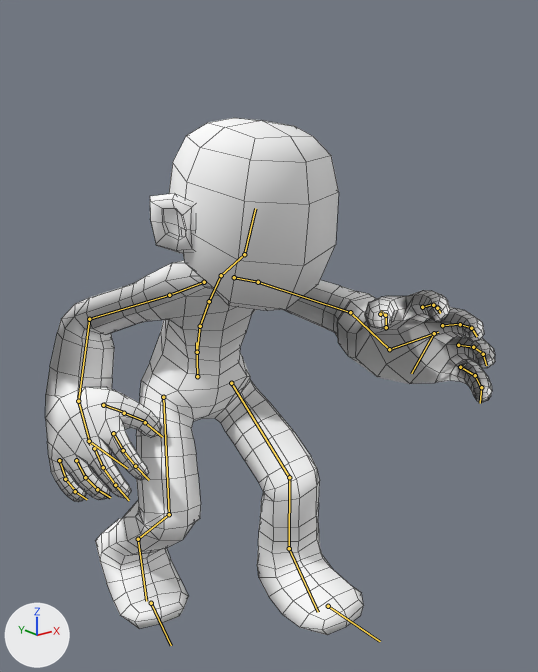
Before and after pictures for a commit that changed the FBX model Assets/__Resources/Art/Animation/Enemy_caught.fbx.
Camera for both pictures: a camera (50 mm lens) standing at (-1.149, -1.784, 1.482) and looking at (-0.001, -0.349, 0.908). Every picture has the same lights, and +X, +Y and +Z are marked at lower left. Both versions are drawn at frame 29 of the action 'Take 001'; the numbers are the values there. The bones that bend it are drawn over the model as lines. Mesh edges are drawn as thin lines.

Objects in the first picture: 'body'.
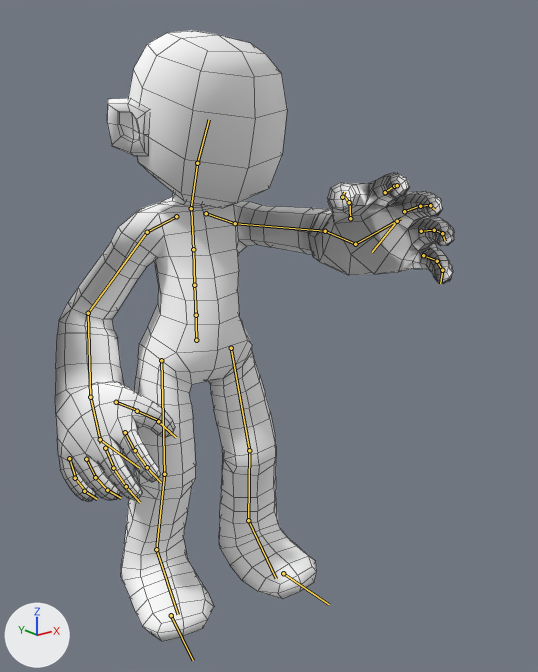
Changed parts and their boxes [x1, y1, x2, y2] in the pictures (538 x 672 px):
'body', posed (11% narrower, 18% taller): before [45, 118, 495, 635]; after [55, 30, 454, 641]
bone 'Hips', root to tip: before (197, 376) to (196, 342); after (196, 340) to (195, 305)
bone 'Spine', root to tip: before (197, 352) to (200, 326); after (196, 315) to (194, 285)
bone 'Spine1', root to tip: before (200, 326) to (209, 301); after (194, 285) to (193, 249)
bone 'Spine2', root to tip: before (209, 301) to (220, 276); after (193, 249) to (191, 210)
bone 'Neck', root to tip: before (221, 275) to (244, 254); after (191, 208) to (197, 163)
bone 'Head', root to tip: before (244, 254) to (255, 208); after (197, 163) to (209, 119)
bone 'LeftArm', root to tip: before (258, 282) to (350, 312); after (235, 223) to (325, 231)
bone 'LeftForeArm', root to tip: before (350, 312) to (389, 349); after (325, 231) to (355, 244)
bone 'LeftHand', root to tip: before (389, 349) to (438, 332); after (355, 244) to (401, 218)
bone 'RightArm', root to tip: before (169, 295) to (89, 319); after (147, 232) to (88, 313)
bone 'RightForeArm', root to tip: before (89, 319) to (78, 401); after (88, 313) to (90, 397)
bone 'RightHand', root to tip: before (78, 401) to (90, 445); after (90, 397) to (101, 443)
bone 'LeftUpLeg', root to tip: before (231, 383) to (289, 477); after (231, 348) to (249, 450)
bone 'LeftLeg', root to tip: before (289, 477) to (289, 548); after (249, 450) to (248, 520)
bone 'LeftToeBase', root to tip: before (328, 606) to (380, 641); after (283, 573) to (329, 604)
bone 'RightUpLeg', root to tip: before (163, 397) to (169, 514); after (161, 360) to (164, 474)
bone 'RightLeg', root to tip: before (169, 514) to (138, 539); after (164, 474) to (156, 549)
bone 'RightToeBase', root to tip: before (151, 603) to (171, 645); after (171, 615) to (193, 660)

The change, as a diff of the scene's bpy script:
```diff
--- a/Assets/__Resources/Art/Animation/Enemy_caught.fbx.py
+++ b/Assets/__Resources/Art/Animation/Enemy_caught.fbx.py
@@ bone_hips @@
 bone_hips = bpy.data.objects['Armature | Humanoid'].pose.bones['Hips']
-bone_hips.location = (0.0, -0.121, 0.0)
+bone_hips.location = (0.0, -0.007, 0.0)
@@ bone_spine @@
 bone_spine = bpy.data.objects['Armature | Humanoid'].pose.bones['Spine']  # child of 'Hips'
-bone_spine.rotation_quaternion = (0.991, 0.13, 0.019, -0.003)  # degrees (15, 2, 0)
+bone_spine.rotation_quaternion = (0.999, -0.029, 0.019, 0.0)  # degrees (-3, 2, 0)
@@ bone_spine1 @@
 bone_spine1 = bpy.data.objects['Armature | Humanoid'].pose.bones['Spine1']  # child of 'Spine'
-bone_spine1.rotation_quaternion = (0.989, 0.148, 0.0, 0.0)  # degrees (17, 0, 0)
+bone_spine1.rotation_quaternion = (1.0, 0.015, 0.0, 0.0)  # degrees (2, 0, 0)
@@ bone_spine2 @@
 bone_spine2 = bpy.data.objects['Armature | Humanoid'].pose.bones['Spine2']  # child of 'Spine1'
-bone_spine2.rotation_quaternion = (0.998, 0.055, 0.0, 0.0)  # degrees (6, 0, 0)
+bone_spine2.rotation_quaternion = (1.0, -0.024, 0.0, 0.0)  # degrees (-3, 0, 0)
@@ bone_neck @@
 bone_neck = bpy.data.objects['Armature | Humanoid'].pose.bones['Neck']  # child of 'Spine2'
-bone_neck.rotation_quaternion = (0.996, 0.067, 0.046, -0.044)  # degrees (7, 6, -5)
+bone_neck.rotation_quaternion = (0.997, 0.052, 0.047, -0.043)  # degrees (6, 6, -5)
@@ bone_head @@
 bone_head = bpy.data.objects['Armature | Humanoid'].pose.bones['Head']  # child of 'Neck'
-bone_head.rotation_quaternion = (0.953, -0.303, -0.005, -0.01)  # degrees (-35, -1, -1)
+bone_head.rotation_quaternion = (0.99, 0.134, 0.017, 0.031)  # degrees (15, 1, 4)
@@ bone_leftarm @@
 bone_leftarm = bpy.data.objects['Armature | Humanoid'].pose.bones['LeftArm']  # child of 'LeftShoulder'
-bone_leftarm.rotation_quaternion = (0.758, -0.133, -0.263, 0.581)  # degrees (-32, -14, 79)
+bone_leftarm.rotation_quaternion = (0.815, -0.036, -0.002, 0.578)  # degrees (-4, 2, 71)
@@ bone_leftforearm @@
 bone_leftforearm = bpy.data.objects['Armature | Humanoid'].pose.bones['LeftForeArm']  # child of 'LeftArm'
-bone_leftforearm.rotation_quaternion = (0.974, 0.008, 0.001, 0.228)  # degrees (1, 0, 26)
+bone_leftforearm.rotation_quaternion = (0.964, 0.01, 0.002, 0.264)  # degrees (1, 0, 31)
@@ bone_lefthand @@
 bone_lefthand = bpy.data.objects['Armature | Humanoid'].pose.bones['LeftHand']  # child of 'LeftForeArm'
-bone_lefthand.rotation_quaternion = (0.842, -0.385, -0.376, 0.024)  # degrees (-58, -38, 25)
+bone_lefthand.rotation_quaternion = (0.847, -0.334, -0.41, -0.055)  # degrees (-50, -47, 15)
@@ bone_rightarm @@
 bone_rightarm = bpy.data.objects['Armature | Humanoid'].pose.bones['RightArm']  # child of 'RightShoulder'
-bone_rightarm.rotation_quaternion = (0.89, 0.422, -0.159, 0.065)  # degrees (51, -20, -1)
+bone_rightarm.rotation_quaternion = (0.86, 0.417, -0.294, -0.013)  # degrees (57, -30, -18)
@@ bone_rightforearm @@
 bone_rightforearm = bpy.data.objects['Armature | Humanoid'].pose.bones['RightForeArm']  # child of 'RightArm'
-bone_rightforearm.rotation_quaternion = (0.901, 0.011, -0.004, -0.433)  # degrees (1, 0, -51)
+bone_rightforearm.rotation_quaternion = (0.961, 0.007, -0.002, -0.276)  # degrees (1, 0, -32)
@@ bone_righthand @@
 bone_righthand = bpy.data.objects['Armature | Humanoid'].pose.bones['RightHand']  # child of 'RightForeArm'
-bone_righthand.rotation_quaternion = (0.875, -0.27, -0.088, -0.392)  # degrees (-26, -21, -43)
+bone_righthand.rotation_quaternion = (0.946, -0.215, -0.081, -0.229)  # degrees (-22, -15, -24)
@@ bone_leftupleg @@
 bone_leftupleg = bpy.data.objects['Armature | Humanoid'].pose.bones['LeftUpLeg']  # child of 'Hips'
-bone_leftupleg.rotation_quaternion = (0.927, 0.359, 0.059, 0.094)  # degrees (43, 2, 12)
+bone_leftupleg.rotation_quaternion = (0.998, 0.013, 0.048, 0.035)  # degrees (2, 5, 4)
@@ bone_leftleg @@
 bone_leftleg = bpy.data.objects['Armature | Humanoid'].pose.bones['LeftLeg']  # child of 'LeftUpLeg'
-bone_leftleg.rotation_quaternion = (0.917, -0.39, 0.033, -0.077)  # degrees (-46, 0, -10)
+bone_leftleg.rotation_quaternion = (0.999, -0.043, 0.0, -0.009)  # degrees (-5, 0, -1)
@@ bone_lefttoebase @@
 bone_lefttoebase = bpy.data.objects['Armature | Humanoid'].pose.bones['LeftToeBase']  # child of 'LeftFoot'
-bone_lefttoebase.location = (-0.034, 0.002, 0.009)
-bone_lefttoebase.rotation_quaternion = (0.988, 0.034, -0.053, 0.139)  # degrees (3, -7, 16)
+bone_lefttoebase.location = (-0.029, 0.002, 0.007)
+bone_lefttoebase.rotation_quaternion = (0.993, 0.026, -0.034, 0.111)  # degrees (3, -4, 13)
@@ bone_rightupleg @@
 bone_rightupleg = bpy.data.objects['Armature | Humanoid'].pose.bones['RightUpLeg']  # child of 'Hips'
-bone_rightupleg.rotation_quaternion = (0.987, 0.134, -0.067, -0.053)  # degrees (16, -7, -7)
+bone_rightupleg.rotation_quaternion = (0.998, 0.027, -0.055, -0.014)  # degrees (3, -6, -2)
@@ bone_rightleg @@
 bone_rightleg = bpy.data.objects['Armature | Humanoid'].pose.bones['RightLeg']  # child of 'RightUpLeg'
-bone_rightleg.rotation_quaternion = (0.882, -0.461, -0.044, 0.087)  # degrees (-55, 0, 11)
+bone_rightleg.rotation_quaternion = (0.998, -0.064, -0.001, 0.013)  # degrees (-7, 0, 1)
@@ bone_righttoebase @@
 bone_righttoebase = bpy.data.objects['Armature | Humanoid'].pose.bones['RightToeBase']  # child of 'RightFoot'
-bone_righttoebase.location = (0.043, 0.035, 0.135)
-bone_righttoebase.rotation_quaternion = (0.931, 0.344, 0.025, -0.116)  # degrees (40, 7, -12)
+bone_righttoebase.location = (0.027, 0.005, 0.012)
+bone_righttoebase.rotation_quaternion = (0.995, 0.037, 0.012, -0.088)  # degrees (4, 2, -10)
```
